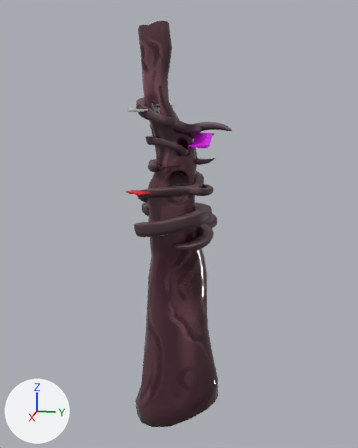
The FBX model VideojuegoWeb/Assets/Mundos/MundoLuces/N1/NIVEL1_LUCES_arbol.fbx: old version first, new version second.
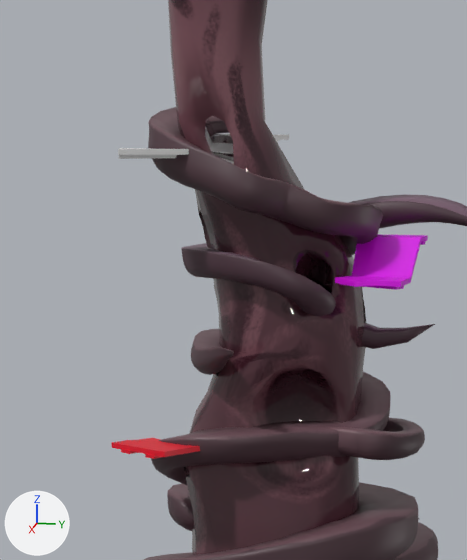
Each version is shown whole from a 50 mm lens placed at (51.7, 10.6, 14.0), pointed at (-2.0, -0.2, 0.6), then close up on the part from 26% to 63% of the width and 15% to 50% of the height. The lights are fixed; the arrows at lower left show +X, +Y and +Z. Where no turn or scale is listed for an object, it has been applied to the vertices.

In view in the first close-up: 'arbol', 'plat', 'plat.001', 'plat.002', 'plat.003', 'rama', 'rama.001', 'rama.002', 'rama.003', 'rama.004', 'rama.005', 'rama.006'.
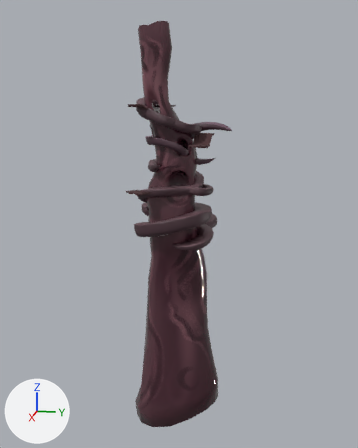
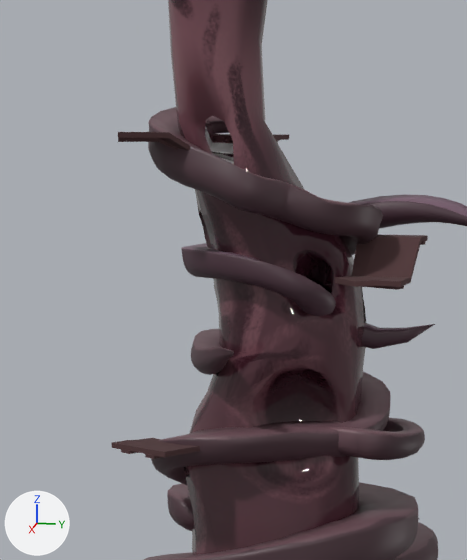
Commit message: Puliendo nivel 7 y 8

Pixel boxes (x1, y1, x2, y2) of what changed, in the close-ups (467 x 560 px):
'plat.002', recoloured (pink to brown)
    both: (335, 234, 428, 290)
'plat.003', recoloured (red to brown)
    both: (111, 438, 200, 459)
'plat.004', added (brown)
    after: (118, 132, 190, 150)
'plat', deleted
    before: (118, 148, 189, 159)
'plat.001', recoloured
    both: (215, 134, 289, 142)

The change in detail:
Material 'plat.003' (mat_plat_003) changes colour from red #e70026 to brown #503637; in linear values from (0.8, 0.0, 0.0193) to (0.0812, 0.0364, 0.0386).
me_cube_011 has 48 vertices, 42 faces and spans x -1.59..2.64, y 1.33..3.8, z 9.51..10.8.
me_cube_011 no longer uses material mat_plat_002 (pink #d900e7).
me_cube_011 now uses material mat_plat_003 (brown #503637).
Mesh me_cube_001 is new.
It has 50 vertices, 44 faces and spans x 1.55..4.04, y -4.66..-2.34, z 12.76..13.32.
It uses material mat_plat_003 (brown #503637).
Object 'plat' (ob_plat) is deleted.
Object 'plat.004' (ob_plat_004) is new; it shows me_cube_001.
Its location is (0.0, 0.0, 0.45).
